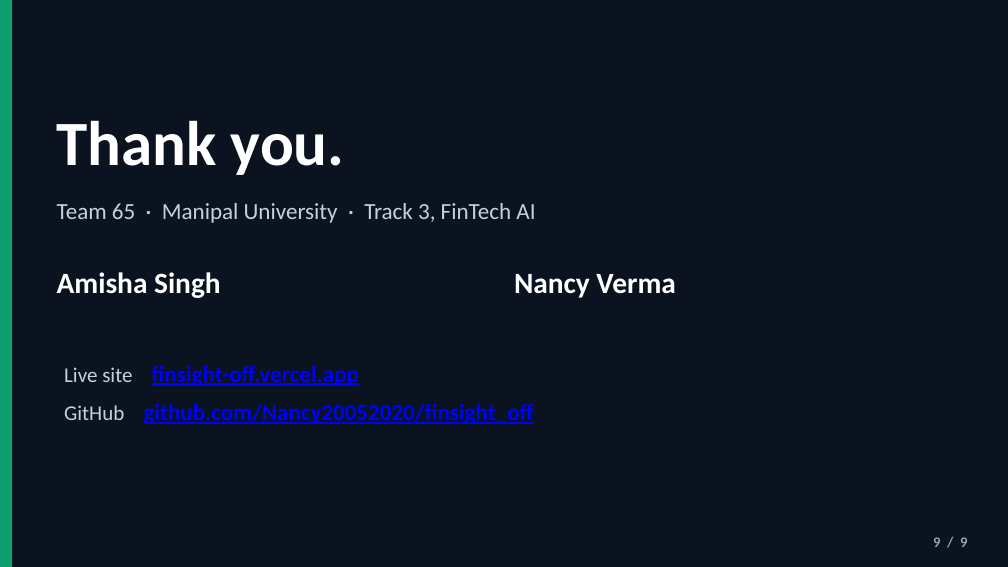
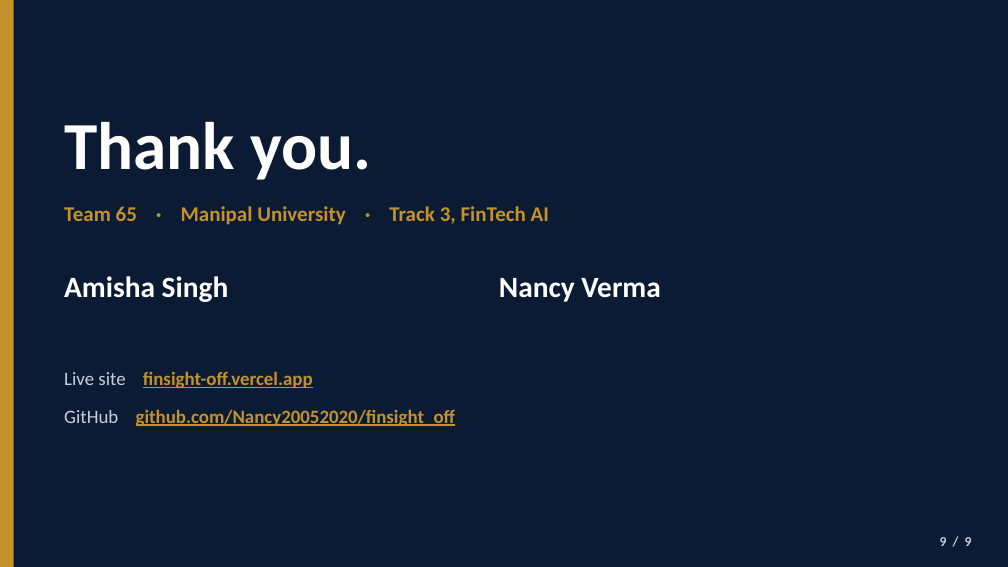
Before and after one commit to Nancy20052020/finsight_off, a slide deck: slide 9 of public/FinSight.pptx. Drawn at 1008x567 pixels with LibreOffice and Linux fonts; fonts in the diff are those of the drawing. Boxes give left, top, right and bottom in pixels: in the first picture for what was removed or moved away, otherwise in the second. Text is boxed around its words. In the diff, an @@ line names an element or a change of style, - is before the commit and + after.

Commit message:
Rebuild the pitch deck as a sharp nine-slide presentation.
Title and closing slides name Amisha Singh and Nancy Verma, Manipal University, Team 65. The middle slides follow the report: the problem, what FinSight does, and how the calendar forecast beats repeating last month. Slides are text only, so they stay sharp.

```diff
--- a/public/FinSight.pptx
+++ b/public/FinSight.pptx
@@ rectangle at bbox=[0, 0, 1008, 567]: fill #0B1220 to #0B1B33 @@
@@ rectangle at bbox=[0, 0, 14, 567]: fill #0F9F6E to #C4922A @@
@@ text "Thank you.": place and size @@
-text "Thank you." at bbox=[57, 120, 345, 175]
+text "Thank you." at bbox=[64, 122, 371, 180]
@@ text "Thank you." at bbox=[64, 122, 371, 180]: size 60 to 64 pt @@
@@ text "Team 65 · Manipal University ...": place and size @@
-text "Team 65 · Manipal University ..." at bbox=[57, 203, 535, 223]
+text "Team 65 · Manipal University ..." at bbox=[64, 206, 549, 225]
@@ text "Team 65 · Manipal University ..." at bbox=[64, 206, 549, 225]: size 22 to 20 pt, text colour #C5D0E0 to #C4922A, bold on @@
@@ text "Amisha Singh": place and size @@
-text "Amisha Singh" at bbox=[57, 272, 221, 298]
+text "Amisha Singh" at bbox=[64, 276, 229, 302]
@@ text "Nancy Verma": place and size @@
-text "Nancy Verma" at bbox=[514, 274, 675, 298]
+text "Nancy Verma" at bbox=[499, 278, 660, 302]
@@ text "Live site finsight-off.vercel.app" at bbox=[64, 371, 313, 388]: size 20 to 18 pt, text colour #C5D0E0 to #C5D0DC in "Live site"; size 22 to 18 pt, text colour #0000FF to #C4922A in "finsight-off.vercel.app" @@
@@ text at bbox=[64, 403, 534, 424]: paragraph removed @@
-GitHub github.com/Nancy20052020/finsight_off
@@ text added at bbox=[64, 409, 455, 426], 18 pt, text #C4922A, bold, underline @@
+GitHub github.com/Nancy20052020/finsight_off
@@ text "9 / 9" at bbox=[940, 537, 972, 546]: size 14 to 13 pt, text colour #93A0B8 to #C5D0DC @@
```
Also in this commit, not shown: 8 other slides changed, 1 other file.
